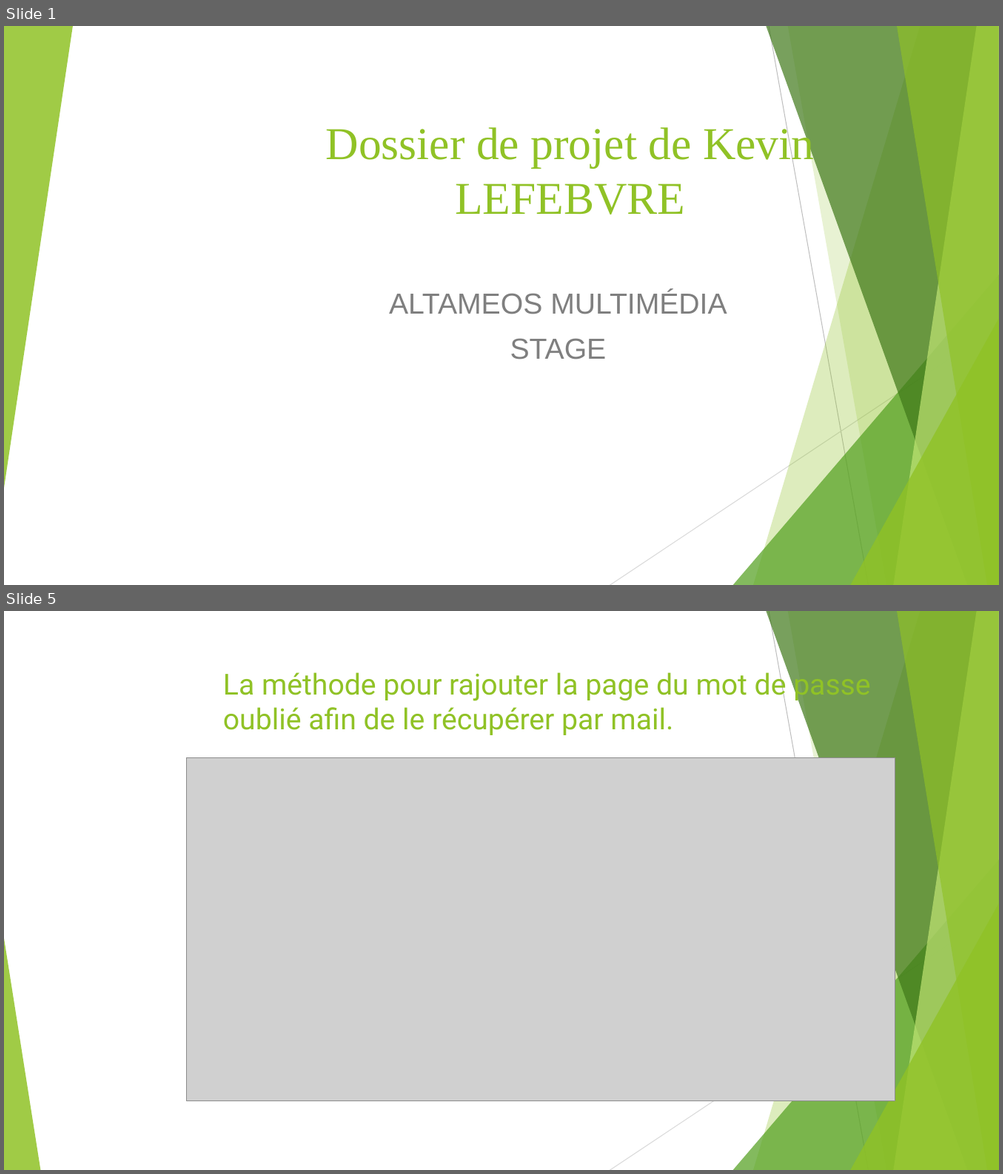
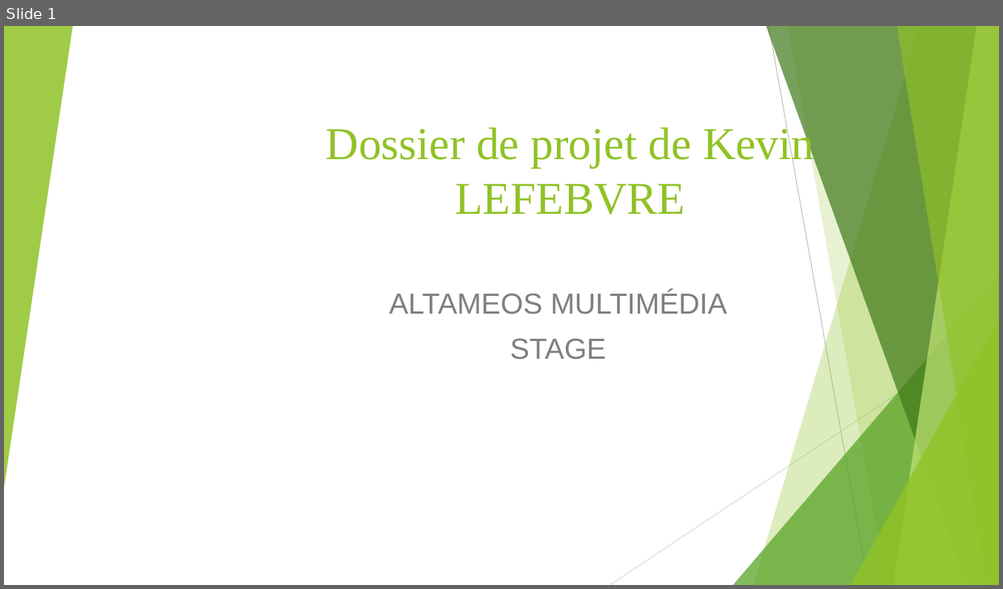
Before and after one commit to Kevin200122/DWWM, a slide deck: DossierProjetStage/DossierProjetBonus.odp. Shown one above the other, each under a label of ours: slides 1 and 5 before the commit, slide 1 after it; the slides between them are not shown. The pictures are 1003x1174 and 1003x589 pixels, drawn with LibreOffice and Linux fonts; fonts in the diff are those of the drawing; grey boxes stand for pictures. Boxes give left, top, right and bottom in pixels: in the first picture for what was removed or moved away, otherwise in the second. Text is boxed around its words. In the diff, an @@ line names an element or a change of style, - is before the commit and + after.

```diff
--- a/DossierProjetStage/DossierProjetBonus.odp
+++ b/DossierProjetStage/DossierProjetBonus.odp
@@ slide 5 removed at bbox=[4, 611, 999, 1170], background #FFFFFF; not listed: 9 template elements that a slide beside it also shows @@
@@ title removed at bbox=[223, 668, 870, 735] @@
-La méthode pour rajouter la page du mot de passe oublié afin de le récupérer par mail.
@@ picture removed at bbox=[187, 758, 896, 1101] @@
@@ freeform shape removed at bbox=[4, 939, 40, 1170] @@
```
Also in this commit, not shown: 10 slides changed, 20 slides added, 5 other slides removed, 2 other files.
